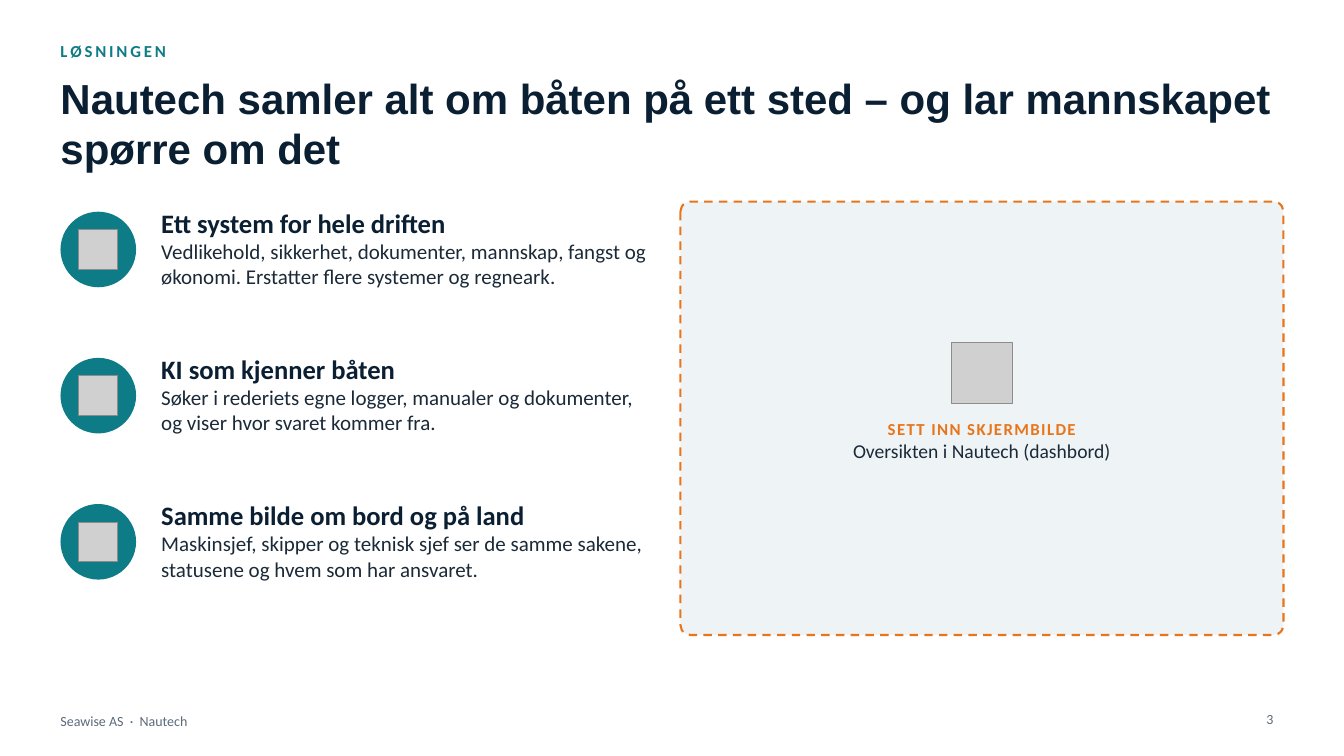
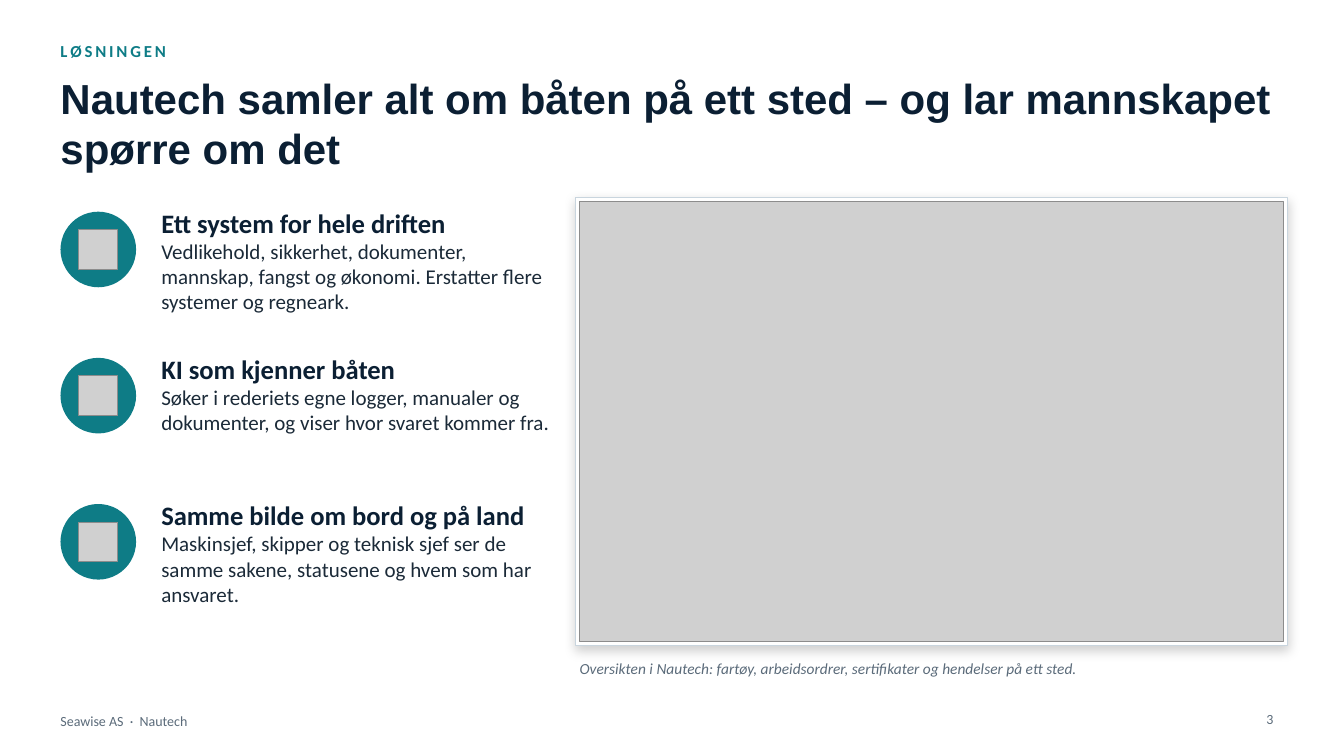
Before and after one commit to akopperstad/Claude, a slide deck: slide 3 of presentasjoner/Nautech - Investorpresentasjon v2.pptx. Drawn at 1344x756 pixels with LibreOffice and Linux fonts; fonts in the diff are those of the drawing; grey boxes stand for pictures. Boxes give left, top, right and bottom in pixels: in the first picture for what was removed or moved away, otherwise in the second. Text is boxed around its words. In the diff, an @@ line names an element or a change of style, - is before the commit and + after.

```diff
--- a/presentasjoner/Nautech - Investorpresentasjon v2.pptx
+++ b/presentasjoner/Nautech - Investorpresentasjon v2.pptx
@@ text "Ett system for hele driften" rewrapped from [161,214,646,288] to [161,214,542,313] @@
@@ rectangle: place and size @@
-rectangle at [681,202,1284,635]
+rectangle at [576,198,1288,645]
@@ rectangle at [576,198,1288,645]: rounded rectangle to rectangle; fill #EEF3F6 to #FFFFFF; outline #E8751A 1.5 pt dashed to #C9D5DE 1 pt; shadow on @@
@@ picture added at [580,202,1284,641] @@
@@ text "KI som kjenner båten" rewrapped from [161,359,632,434] to [161,359,549,434] @@
@@ picture removed at [952,343,1012,403] @@
@@ text "Samme bilde om bord og ..." rewrapped from [161,505,642,581] to [161,505,531,602] @@
@@ text "Oversikten i Nautech: fartøy, arbeidsordrer, ..." at [580,663,1076,677]: vertical alignment top to middle @@
@@ text at [580,663,1076,677]: text changed; size 14 to 11 pt; text colour #1B2A38 to #5B6B7A; italic on @@
-SETT INN SKJERMBILDE
-Oversikten i Nautech (dashbord)
+Oversikten i Nautech: fartøy, arbeidsordrer, sertifikater og hendelser på ett sted.
```
Also in this commit, not shown: 6 other slides changed, 1 slide added, 1 other file.
